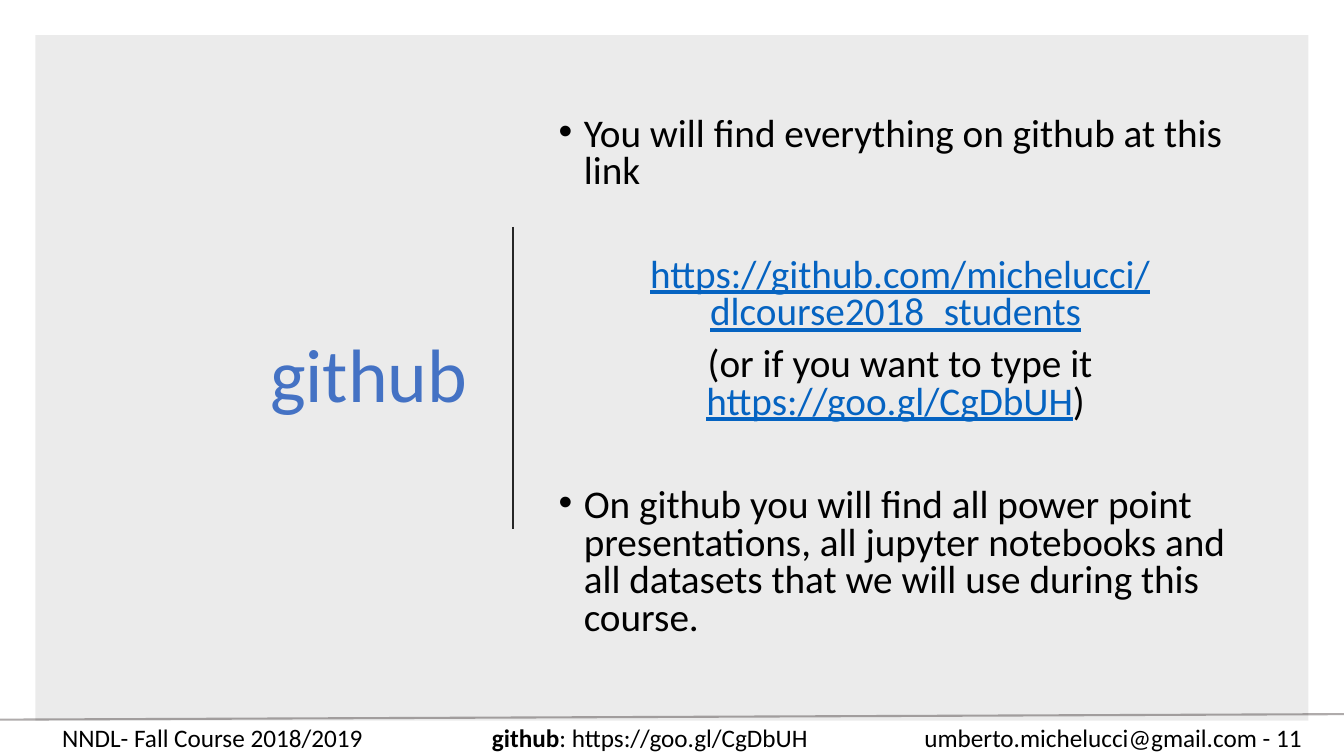
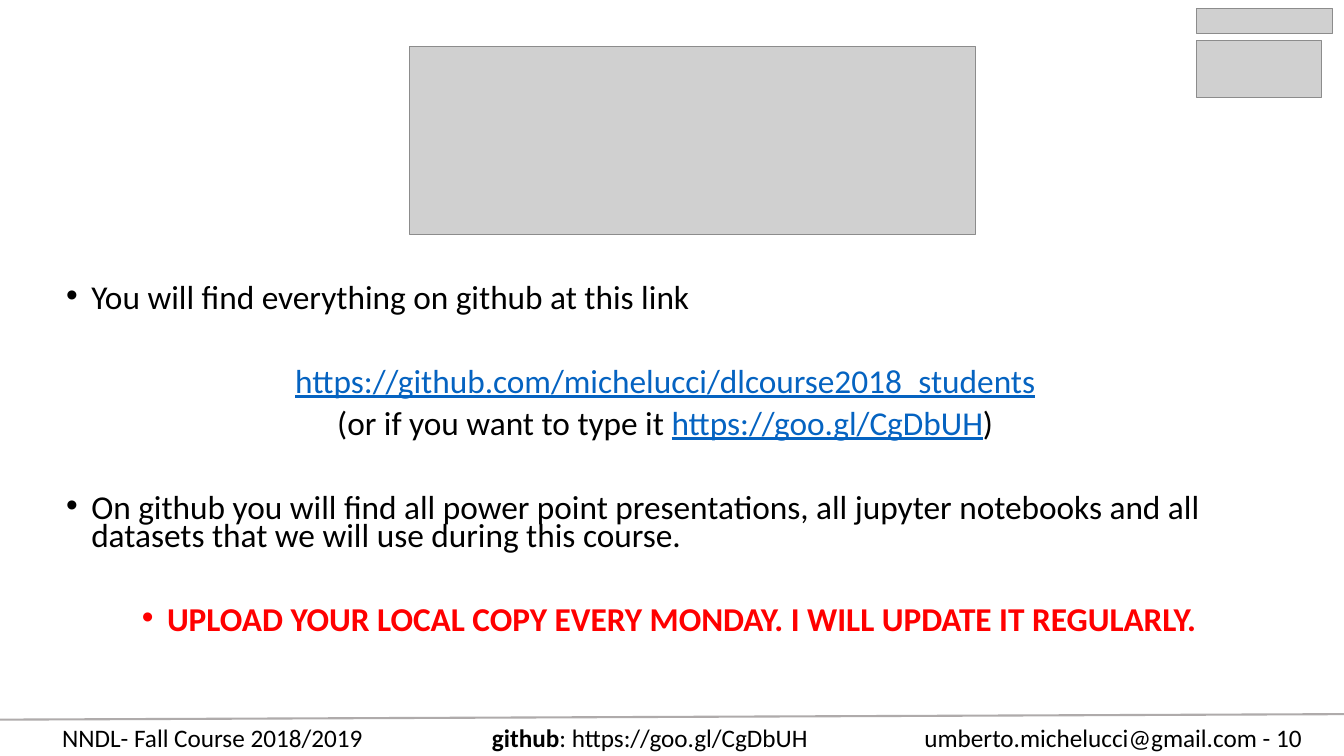
Before and after one commit to toelt-llc/COURSE-zhaw-dlcourse-spring2019, a slide deck: slide 10 of NNDL - Fall 18 Week 1 - Administration and basics.pptx (slide 11 before the commit). Drawn at 1344x756 pixels with LibreOffice and Linux fonts; fonts in the diff are those of the drawing; grey boxes stand for pictures. Boxes give left, top, right and bottom in pixels: in the first picture for what was removed or moved away, otherwise in the second. Text is boxed around its words. In the diff, an @@ line names an element or a change of style, - is before the commit and + after.

```diff
--- a/NNDL - Fall 18 Week 1 - Administration and basics.pptx
+++ b/NNDL - Fall 18 Week 1 - Administration and basics.pptx
@@ picture added at [1197,8,1333,33] @@
@@ rectangle removed at [35,35,1309,721] @@
@@ picture added at [410,46,976,235] @@
@@ picture added at [1197,40,1321,97] @@
@@ line removed from (513, 227) to (513, 529) @@
@@ text "You will find everything on ...": place and size @@
-text "You will find everything on ..." at [584,119,1225,632]
+text "You will find everything on ..." at [91,286,1199,632]
@@ text at [91,286,1199,553]: size 28 to 23.8 pt in "You will find everything on github at ...", "https://github.com/michelucci/dlcourse2018_students", "(or if you want to type it ...", "On github you will find all power ..."; line spacing 0.8 to 0.7 @@
@@ title removed at [270,349,467,415] @@
-github
@@ text at [167,609,1196,632]: paragraph added @@
+• UPLOAD YOUR LOCAL COPY EVERY MONDAY. I WILL UPDATE IT REGULARLY.
@@ text at [924,729,1302,752]: text changed @@
-umberto.michelucci@gmail.com - 11
+umberto.michelucci@gmail.com - 10
```
Also in this commit, not shown: 12 other slides changed, 2 slides added, 2 slides removed.
